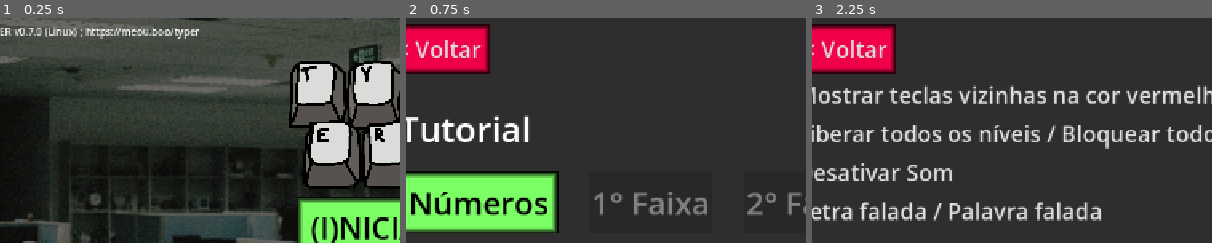
Above: before the commit, frames 1-3 (left to right).
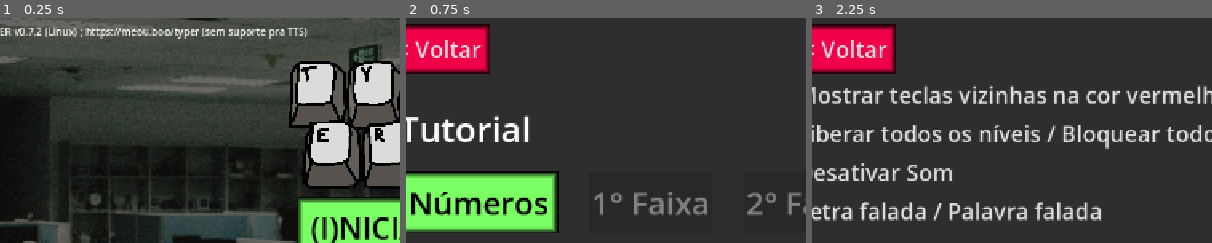
Above: after the commit, the same moments.

Repository: rafameou/typer
Game: Godot game, scene res://scenes/menu_iniciar.tscn
The game is run twice, just before and just after one commit, with the same random seed, the same clock (stepped at 60 frames per second) and the same inputs.
Inputs:
- Up to frame 1 (0.25 s): no input
- Up to frame 2 (0.75 s): click "(I)NICIAR" at 0.5 s
- Up to frame 3 (2.25 s): click "< Voltar" at 1.25 s; click "(O)PÇOES" at 2 s
The pictures show only the part of the screen within x 3-53%, y 0-50%; the shares and areas given below are measured in that part.

The runs differ from the first frame. In frame 1, 0.6% of the frame differs, in the area x 9-77%, y 4-10%; in frame 2, nothing differs; in frame 3, nothing differs.

Commit message:
typer 0.7.2

Diff:
--- a/project.godot
+++ b/project.godot
@@ -11,7 +11,7 @@
 [application]
 
 config/name="typer"
-config/version="0.7.0"
+config/version="0.7.2"
 run/main_scene="uid://25742lpqumsd"
 config/features=PackedStringArray("4.7", "GL Compatibility")
 boot_splash/bg_color=Color(0.14117648, 0.14117648, 0.14117648, 0)
--- a/src/jogo.gd
+++ b/src/jogo.gd
@@ -213,7 +213,7 @@
 
 func _input(event):
 	if event is InputEventKey and event.is_pressed():
-		print(event.as_text())
+		#print(event.as_text())
 		receber_tecla(event.as_text())
 
 
--- a/src/menu_iniciar.gd
+++ b/src/menu_iniciar.gd
@@ -20,7 +20,14 @@
 	if g.voices:
 		g.voice_id = g.voices[0]
 	else:
-		g.toggle_d_som = true
+		print("sem suporte pra tts pt, mudando pra en")
+		g.voices = DisplayServer.tts_get_voices_for_language("en")
+		if g.voices:
+			g.voice_id = g.voices[0]
+		else:
+			print("sem suporte pra tts en")
+			versao.text = versao.text + " (sem suporte pra TTS)"
+			g.toggle_d_som = true
 
 	if !g.toggle_d_som:
 		DisplayServer.tts_stop()
